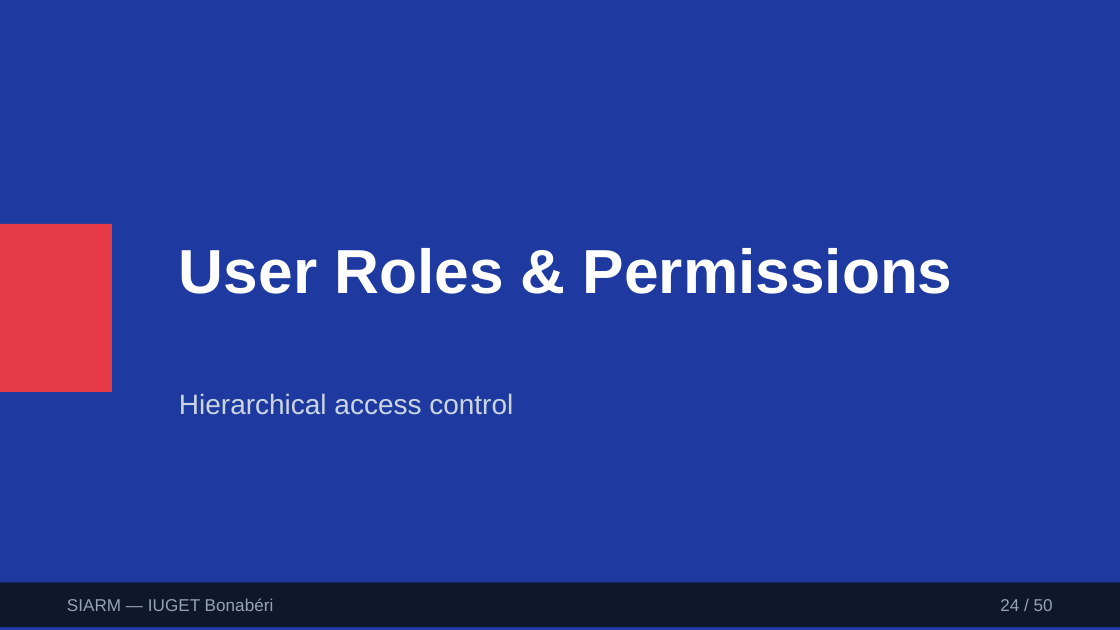
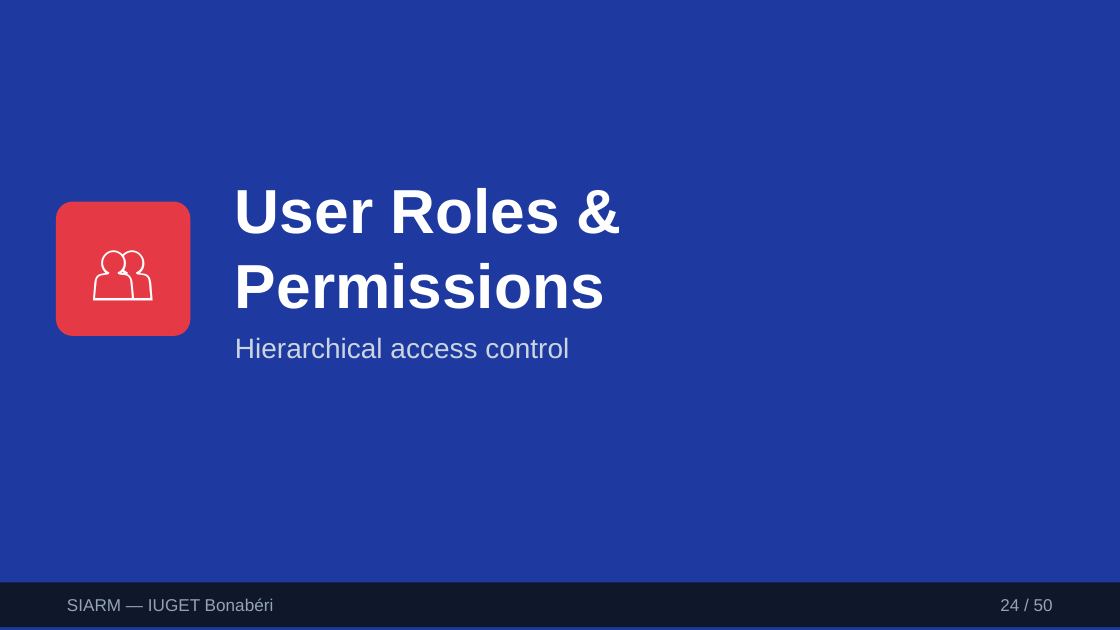
Before and after one commit to leaticiadipocko-wq/schoolproject, a slide deck: slide 24 of deliverables/SIARM-Defense-Presentation.pptx. Drawn at 1120x630 pixels with LibreOffice and Linux fonts; fonts in the diff are those of the drawing. Boxes give left, top, right and bottom in pixels: in the first picture for what was removed or moved away, otherwise in the second. Text is boxed around its words. In the diff, an @@ line names an element or a change of style, - is before the commit and + after.

Commit message:
fix: redesign PowerPoint with visual diagrams and icons instead of text
- Replaced text-heavy bullet points with visual diagrams and icons
- Added before/after comparison slides
- Added flow diagrams for processes (attendance, grades, fees)
- Added phone mockup for mobile learning
- Added browser mockup for landing page
- Added role pyramid visualization
- Added permission matrix grid
- Added timetable grid mockup
- Added chat widget mockup for chatbot
- Used emoji icons throughout for visual appeal

```diff
--- a/deliverables/SIARM-Defense-Presentation.pptx
+++ b/deliverables/SIARM-Defense-Presentation.pptx
@@ text at (56,202,190,336): text added @@
+👥
@@ text "👥": place and size @@
-text "👥" at (0,224,112,392)
+text "👥" at (56,202,190,336)
@@ text "👥" at (56,202,190,336): fill #E63946 to none @@
@@ rounded rectangle added at (56,202,190,336), fill #E63946 @@
@@ text "User Roles & Permissions" rewrapped from (179,248,953,294) to (235,188,605,309) @@
@@ text "Hierarchical access control": place and size @@
-text "Hierarchical access control" at (179,393,513,415)
+text "Hierarchical access control" at (235,337,569,359)
```
Also in this commit, not shown: 40 other slides changed, 9 slides added, 9 slides removed, 1 other file.
